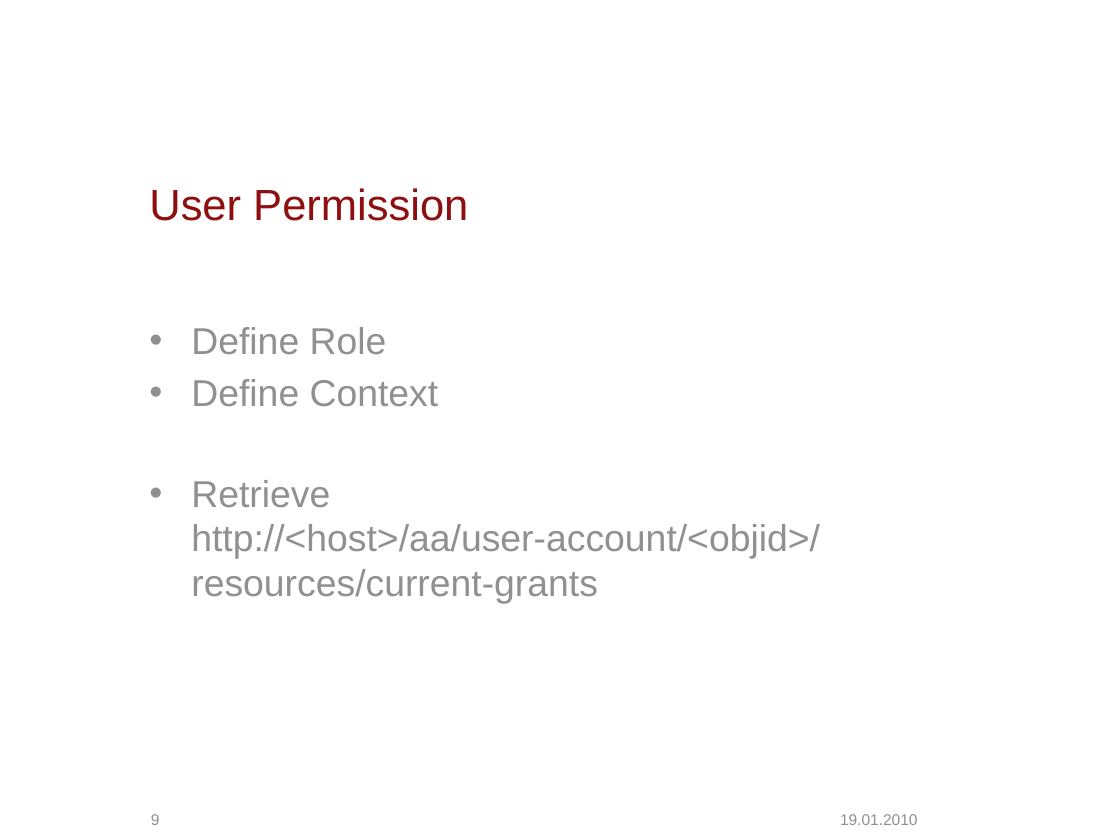
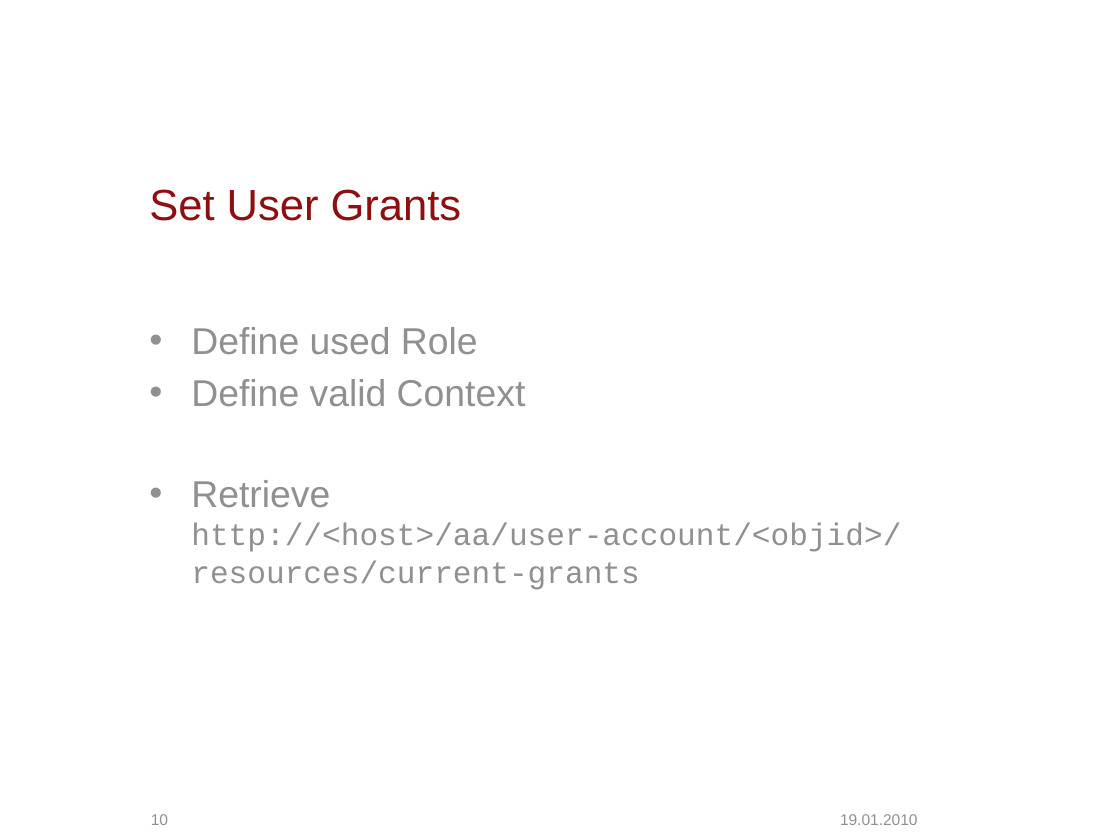
Before and after one commit to escidoc/escidoc-examples-old, a slide deck: slide 10 of doc/presentation.pptx (slide 9 before the commit). Drawn at 1120x840 pixels with LibreOffice and Linux fonts; fonts in the diff are those of the drawing; background and template pictures are left out. Boxes give left, top, right and bottom in pixels: in the first picture for what was removed or moved away, otherwise in the second. Text is boxed around its words. In the diff, an @@ line names an element or a change of style, - is before the commit and + after.

```diff
--- a/doc/presentation.pptx
+++ b/doc/presentation.pptx
@@ title at [149, 189, 462, 221]: text changed @@
-User Permission
+Set User Grants
@@ text at [191, 327, 526, 406]: text changed @@
-• Define Role
-• Define Context
+• Define used Role
+• Define valid Context
@@ text at [191, 480, 901, 590]: size 24 to 20 pt, font Arial to Courier New in "http://<host>/aa/user-account/<objid>/ resources/current-gra ..." @@
@@ page number at [151, 814, 168, 825]: text changed @@
-9
+10
```
Also in this commit, not shown: 8 other slides changed, 3 slides added.
